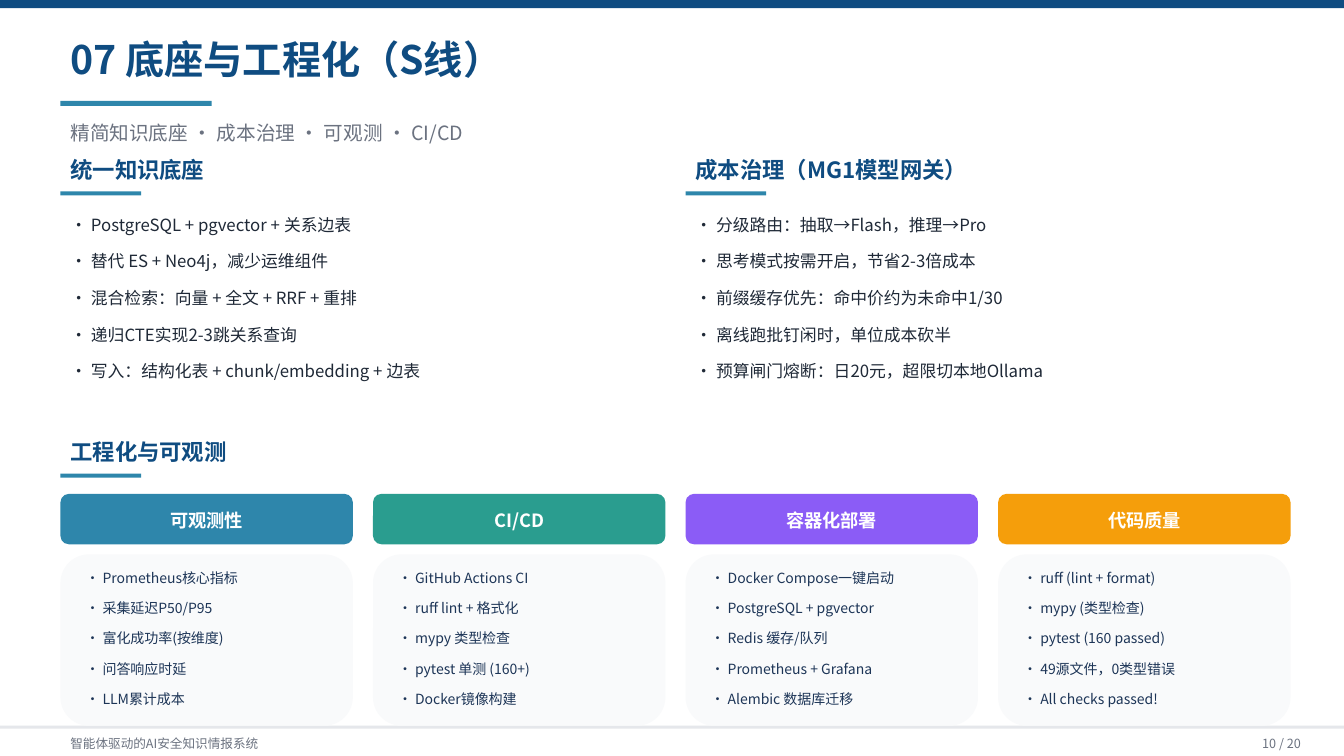
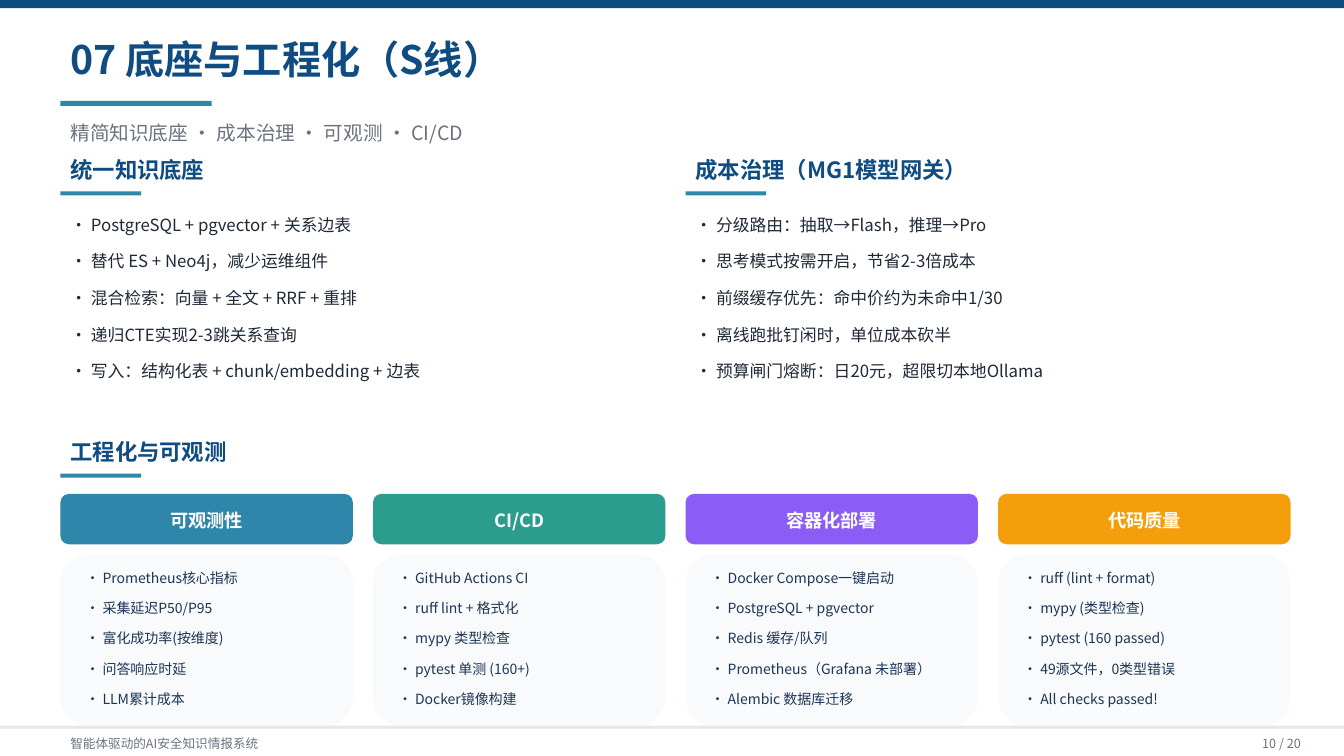
Before and after one commit to Niangaol/safetrace, a slide deck: slide 10 of docs/技术报告-修正版/技术讲解PPT-修正版.pptx. Drawn at 1344x756 pixels with LibreOffice and Linux fonts; fonts in the diff are those of the drawing. Boxes give left, top, right and bottom in pixels: in the first picture for what was removed or moved away, otherwise in the second. Text is boxed around its words. In the diff, an @@ line names an element or a change of style, - is before the commit and + after.

Commit message:
docs(report,ops): 报告同步为"全栈 compose 已通过"；清掉 Grafana 不实陈述
一、报告里的 compose 段更新为实测结果
上一轮我写的是"web 与 prometheus 未完成构建"—— 现在全栈端到端 10/10 通过，
必须同步（否则报告又是过期信息，这正是本轮反复强调的问题）：
- 六服务（api/postgres/redis/web/prometheus/ollama）全部起来
- 运行期冒烟 10/10：/health 200、迁移 19 张表（alembic=0003_simhash_bigint）、
  /api/v1/vulns total=13、Redis PING 成功、web 首页 200 且 nginx 反代 /api 返回 total=13、
  Prometheus 抓取 aiintel=up、问答 SSE citation=True
- 说明嵌入依赖（sentence-transformers/torch 约 2.5GB）默认不装的理由：
  本机 huggingface.co 不可达、拿不到权重，装了也用不上；经 INSTALL_EMBED=1 可选开启

二、清掉"用了 Grafana"的不实陈述
`docker compose config --services` 实测只有
api / ollama / postgres / prometheus / redis / web —— **没有 grafana**。
`deploy/prometheus.yml` 里挂过一个 grafana dashboards 目录，但没有 grafana 容器去读它。
原先三处写着 structlog + Prometheus + **Grafana** / "3个核心指标 + 1面板"，
已改为 `structlog + Prometheus` + **"21 个 # HELP 指标（Grafana 未部署）"**
（21 是实测的 `# HELP` 行数）。保留"未部署"标注而不是直接删，比删掉更清楚。

三、产物（docs/技术报告-修正版/，均已刷新至 00:23）
- 技术报告-修正版.docx / .pdf（56.5KB / 956.5KB）
- 技术讲解PPT-修正版.pptx / .pdf

校验：docx 内含"全栈端到端通过 / 六服务 / total=13 / aiintel=up / citation=True /
0003_simhash_bigint / INSTALL_EMBED"；过期说法（未完成构建 / 未标注的 grafana /
alembic=0002）均为 0 处。

四、新增脚本
- scripts/patch_report_compose_status.py（按行定位替换，避免多行字符串精确匹配问题）
- scripts/patch_report_grafana_claim.py（含 `docker compose config --services` 实测校验）

```diff
--- a/docs/技术报告-修正版/技术讲解PPT-修正版.pptx
+++ b/docs/技术报告-修正版/技术讲解PPT-修正版.pptx
@@ text at box(728, 662, 931, 675): text changed @@
-• Prometheus + Grafana
+• Prometheus（Grafana 未部署）
```
Also in this commit, not shown: 5 other files.
